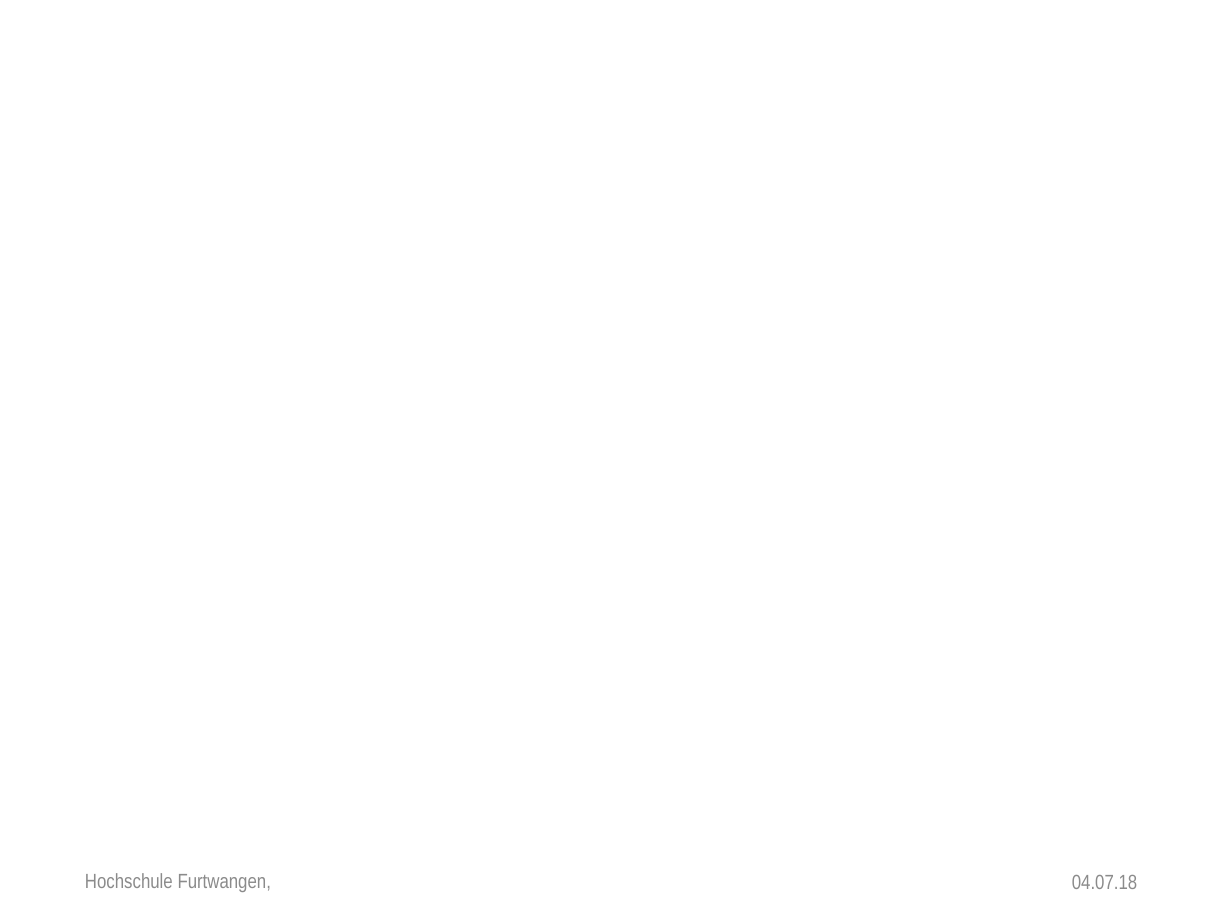
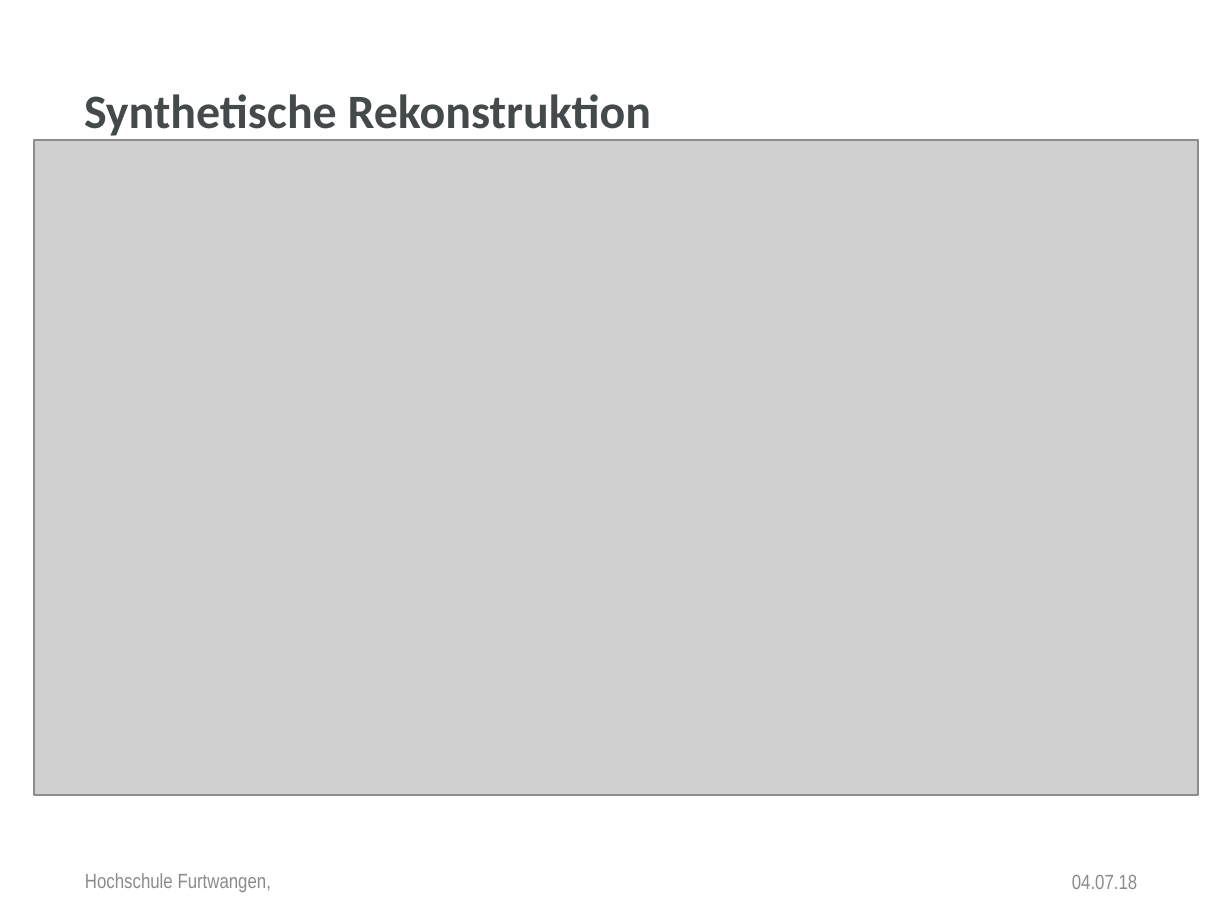
Before and after one commit to anjak610/MasterDuCC, a slide deck: slide 10 of Thesis/Disputation/PowerPointPresentation/New_Dispo_HFU_Design.pptx. Drawn at 1232x924 pixels with LibreOffice and Linux fonts; fonts in the diff are those of the drawing; grey boxes stand for pictures; background and template pictures are left out. Boxes give left, top, right and bottom in pixels: in the first picture for what was removed or moved away, otherwise in the second. Text is boxed around its words. In the diff, an @@ line names an element or a change of style, - is before the commit and + after.

```diff
--- a/Thesis/Disputation/PowerPointPresentation/New_Dispo_HFU_Design.pptx
+++ b/Thesis/Disputation/PowerPointPresentation/New_Dispo_HFU_Design.pptx
@@ text added at [84, 94, 651, 140], 28 pt, text #444A4B, bold @@
+Synthetische Rekonstruktion
@@ picture added at [34, 140, 1199, 796] @@
```
Also in this commit, not shown: 8 other slides changed, 12 slides added, 7 other files.
